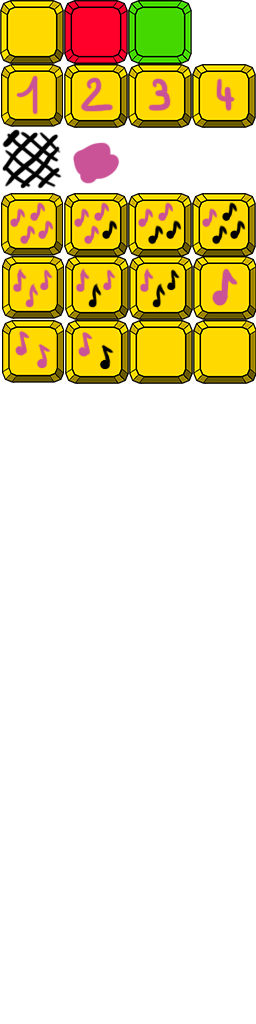
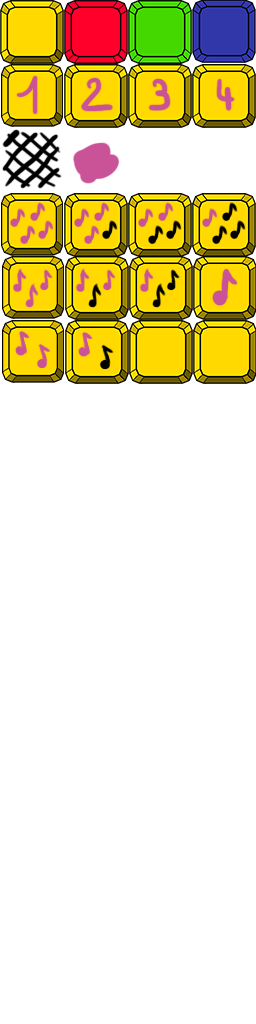
The second 256x1024 image is a revision of the first. Changes to its layers:
added layer "monoPlat bleue" above "monoPlat" over [192, 0, 256, 63]
